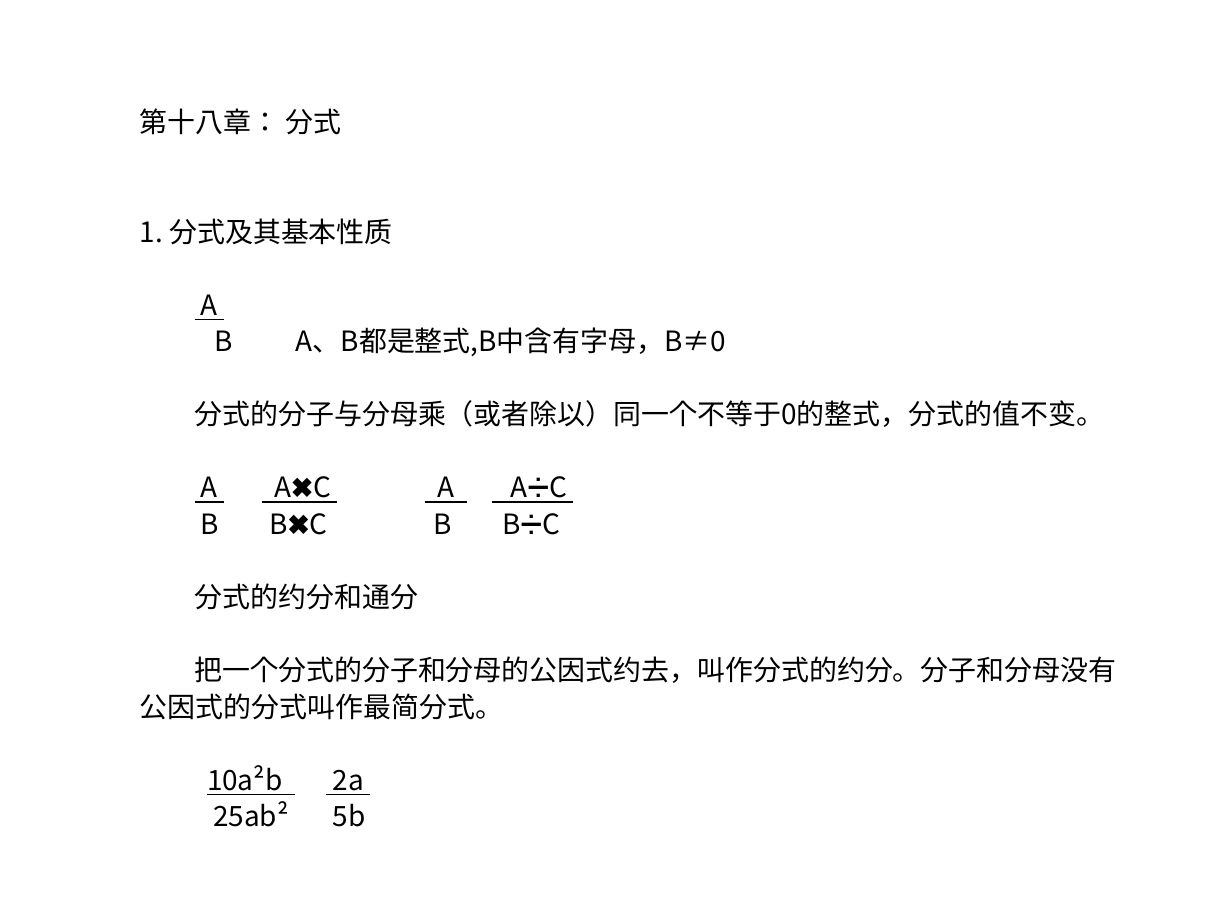
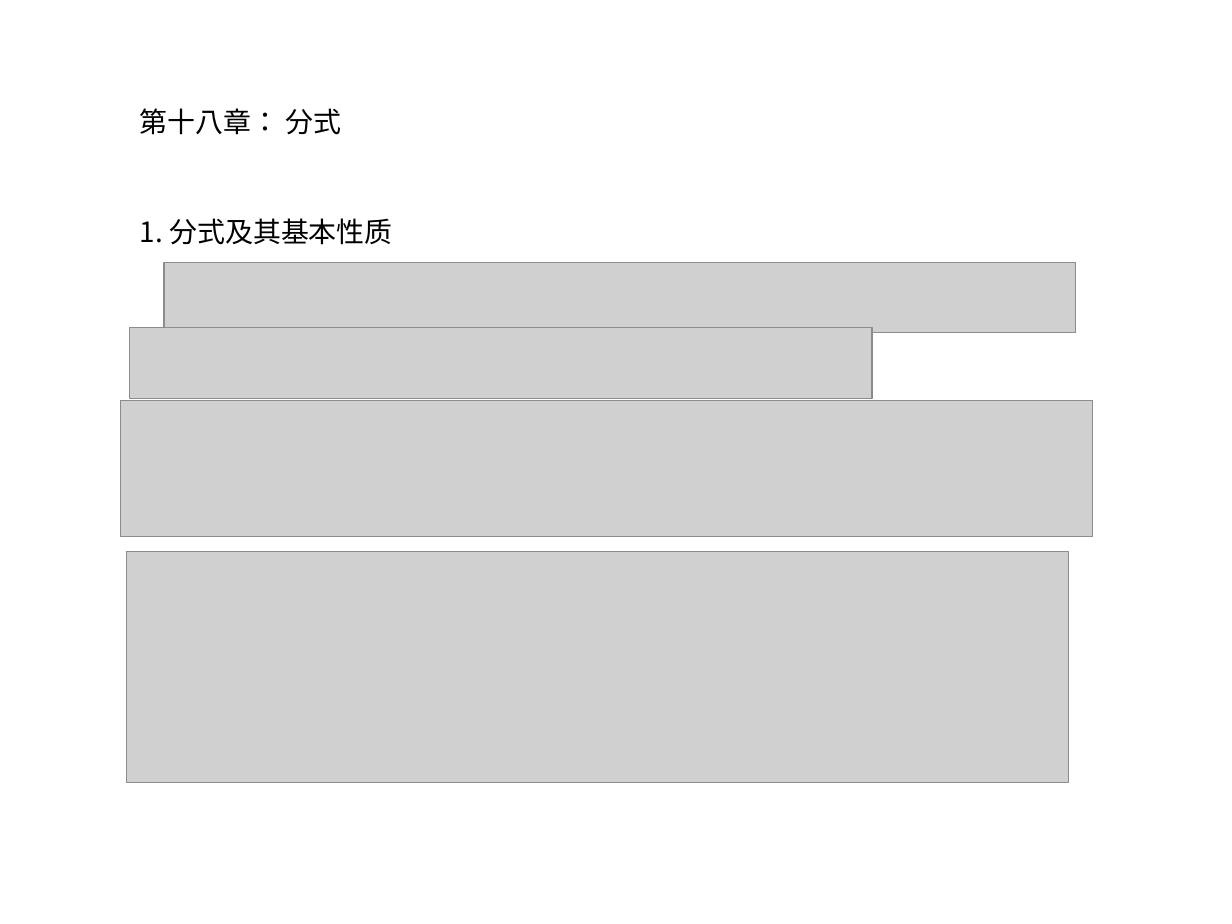
Before and after one commit to ericzhang/english-math, a slide deck: slide 1 of math/grade-8-上/8上数学人教版-unit-18-分式.ppt. Drawn at 1232x924 pixels with LibreOffice and Linux fonts; fonts in the diff are those of the drawing; grey boxes stand for pictures. Boxes give left, top, right and bottom in pixels: in the first picture for what was removed or moved away, otherwise in the second. Text is boxed around its words. In the diff, an @@ line names an element or a change of style, - is before the commit and + after.

```diff
--- a/math/grade-8-上/8上数学人教版-unit-18-分式.ppt
+++ b/math/grade-8-上/8上数学人教版-unit-18-分式.ppt
@@ picture added at (164, 263, 1077, 332) @@
@@ text at (140, 294, 1117, 827): paragraphs removed @@
-A
-B A、B都是整式,B中含有字母，B≠0
-分式的分子与分母乘（或者除以）同一个不等于0的整式，分式的值不变。
-A A✖C A A➗C
-B B✖C B B➗C
-分式的约分和通分
-把一个分式的分子和分母的公因式约去，叫作分式的约分。分子和分母没有公因式的分式叫作最简分式。
-10a²b 2a
-25ab² 5b
@@ picture added at (130, 328, 873, 399) @@
@@ picture added at (121, 401, 1093, 538) @@
@@ picture added at (126, 552, 1069, 783) @@
```
Also in this commit, not shown: 3 other slides changed, 9 slides added, 45 other files.
